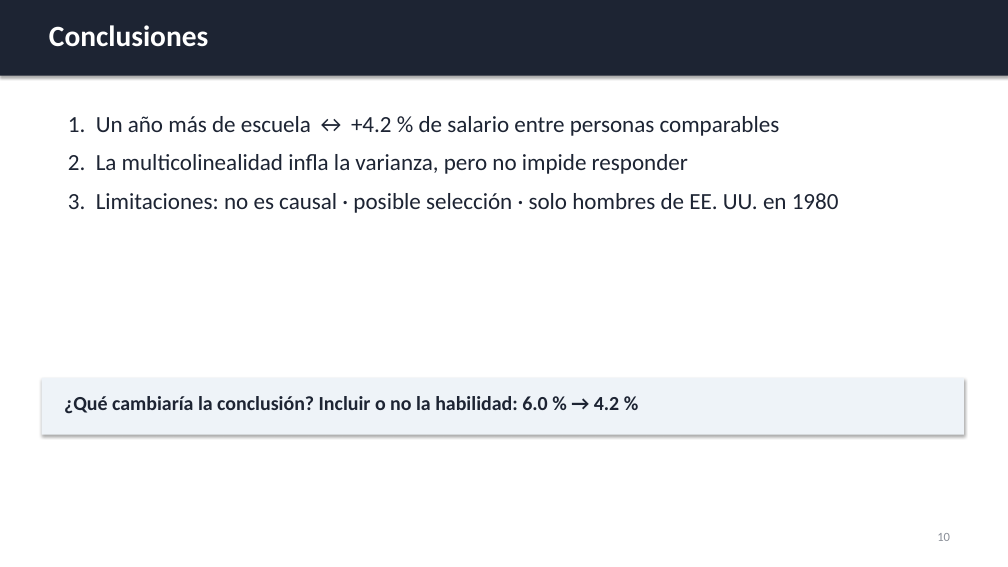
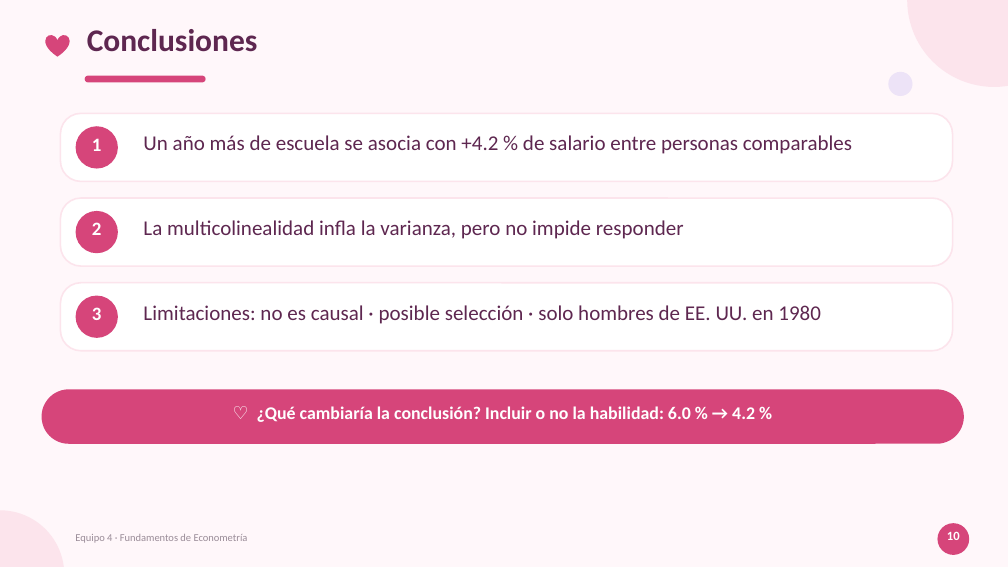
Before and after one commit to ximeelaraa/mincer-multicolinealidad, a slide deck: slide 10 of Presentacion_Final.pptx. Drawn at 1008x567 pixels with LibreOffice and Linux fonts; fonts in the diff are those of the drawing. Boxes give left, top, right and bottom in pixels: in the first picture for what was removed or moved away, otherwise in the second. Text is boxed around its words. In the diff, an @@ line names an element or a change of style, - is before the commit and + after.

```diff
--- a/Presentacion_Final.pptx
+++ b/Presentacion_Final.pptx
@@ background #FFFFFF to #FFF7FA @@
@@ rectangle removed at box(0, 0, 1008, 76) @@
@@ text "Conclusiones": place and size @@
-text "Conclusiones" at box(49, 25, 208, 47)
+text "Conclusiones" at box(87, 29, 258, 52)
@@ text "Conclusiones" at box(87, 29, 258, 52): size 28 to 30 pt, text colour #FFFFFF to #5E2750 @@
@@ ellipse added at box(907, 0, 1008, 87), fill #FCE4EC @@
@@ heart added at box(45, 35, 70, 57), fill #D6457A @@
@@ rounded rectangle added at box(85, 76, 206, 82), fill #D6457A @@
@@ ellipse added at box(889, 72, 913, 96), fill #EDE3F7 @@
@@ rounded rectangle added at box(60, 113, 953, 181), fill #FFFFFF, outline #FCE4EC 1.5 pt @@
@@ ellipse added at box(76, 126, 118, 169), fill #D6457A @@
@@ text added at box(92, 138, 102, 151), 18 pt, text #FFFFFF, bold @@
+1
@@ text added at box(143, 135, 852, 154), 20 pt, text #5E2750 @@
+Un año más de escuela se asocia con +4.2 % de salario entre personas comparables
@@ rounded rectangle added at box(60, 198, 953, 266), fill #FFFFFF, outline #FCE4EC 1.5 pt @@
@@ ellipse added at box(76, 211, 118, 253), fill #D6457A @@
@@ text added at box(92, 222, 102, 235), 18 pt, text #FFFFFF, bold @@
+2
@@ text at box(143, 220, 684, 239): text changed; size 22 to 20 pt; text colour #1D2433 to #5E2750 @@
-1. Un año más de escuela ↔ +4.2 % de salario entre personas comparables
-2. La multicolinealidad infla la varianza, pero no impide responder
-3. Limitaciones: no es causal · posible selección · solo hombres de EE. UU. en 1980
+La multicolinealidad infla la varianza, pero no impide responder
@@ rounded rectangle added at box(60, 283, 953, 351), fill #FFFFFF, outline #FCE4EC 1.5 pt @@
@@ ellipse added at box(76, 296, 118, 338), fill #D6457A @@
@@ text added at box(92, 307, 102, 320), 18 pt, text #FFFFFF, bold @@
+3
@@ text added at box(143, 305, 821, 324), 20 pt, text #5E2750 @@
+Limitaciones: no es causal · posible selección · solo hombres de EE. UU. en 1980
@@ rectangle removed at box(42, 378, 964, 435) @@
@@ rounded rectangle added at box(42, 389, 964, 444), fill #D6457A @@
@@ text at box(257, 406, 755, 422): text changed; size 19 to 17 pt; text colour #1D2433 to #FFFFFF @@
-¿Qué cambiaría la conclusión? Incluir o no la habilidad: 6.0 % → 4.2 %
+♡ ¿Qué cambiaría la conclusión? Incluir o no la habilidad: 6.0 % → 4.2 %
@@ ellipse added at box(0, 510, 64, 567), fill #FCE4EC @@
@@ text added at box(75, 534, 248, 543), 10 pt, text #9A8C98 @@
+Equipo 4 · Fundamentos de Econometría
@@ text "10" at box(947, 531, 960, 540): text colour #8A8F98 to #FFFFFF, bold on; alignment left to centre @@
@@ ellipse added at box(938, 523, 969, 555), fill #D6457A @@
```
Also in this commit, not shown: 10 other slides changed, 7 other files.
